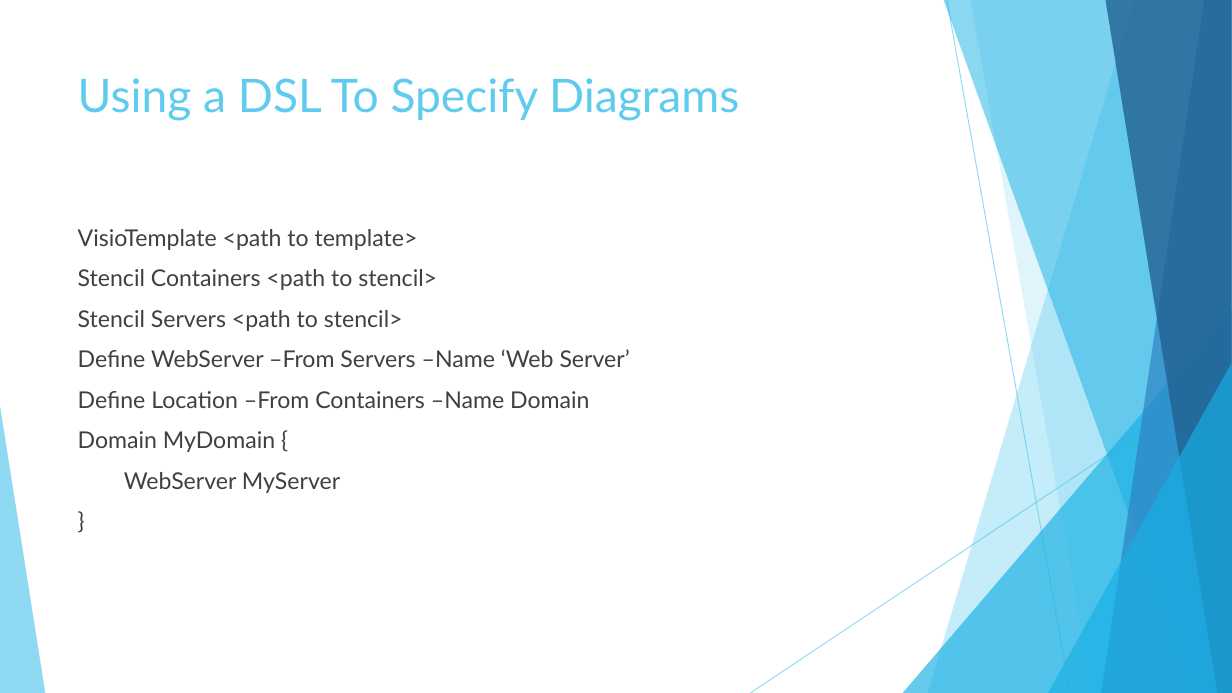
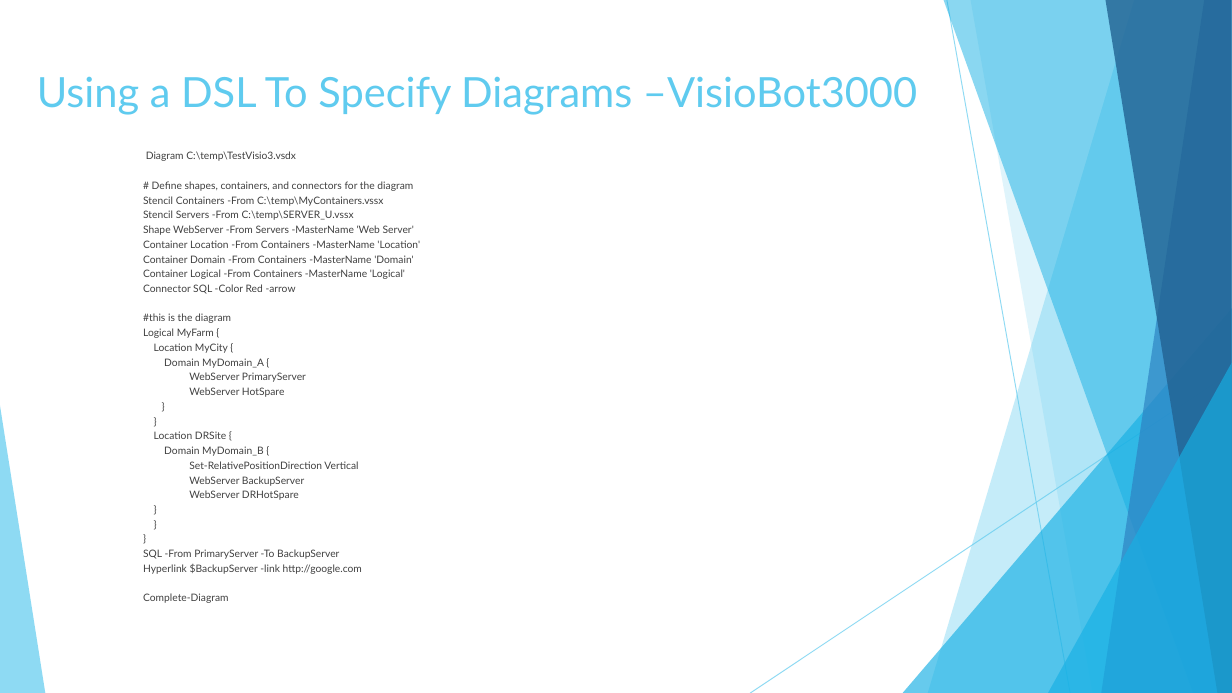
Before and after one commit to Thamielis/VisioBot3000, a slide deck: slide 17 of PowerShell And Visio.pptx (slide 15 before the commit). Drawn at 1232x693 pixels with LibreOffice and Linux fonts; fonts in the diff are those of the drawing. Boxes give left, top, right and bottom in pixels: in the first picture for what was removed or moved away, otherwise in the second. Text is boxed around its words. In the diff, an @@ line names an element or a change of style, - is before the commit and + after.

```diff
--- a/PowerShell And Visio.pptx
+++ b/PowerShell And Visio.pptx
@@ title at <box>37,76,917,115</box>: text changed; size 36 to 32.4 pt @@
-Using a DSL To Specify Diagrams
+Using a DSL To Specify Diagrams –VisioBot3000
@@ text "Diagram C:\temp\TestVisio3.vsdx": place and size @@
-text "Diagram C:\temp\TestVisio3.vsdx" at <box>78,229,630,493</box>
+text "Diagram C:\temp\TestVisio3.vsdx" at <box>143,151,420,603</box>
@@ text "Diagram C:\temp\TestVisio3.vsdx" at <box>143,151,420,603</box>: size 18 to 8 pt in "}"; line spacing 1 to 1.2; less space between paragraphs @@
@@ text at <box>143,151,420,397</box>: text changed; size 18 to 8 pt @@
-VisioTemplate <path to template>
-Stencil Containers <path to stencil>
-Stencil Servers <path to stencil>
-Define WebServer –From Servers –Name ‘Web Server’
-Define Location –From Containers –Name Domain
-Domain MyDomain {
-WebServer MyServer
+Diagram C:\temp\TestVisio3.vsdx
+# Define shapes, containers, and connectors for the diagram
+Stencil Containers -From C:\temp\MyContainers.vssx
+Stencil Servers -From C:\temp\SERVER_U.vssx
+Shape WebServer -From Servers -MasterName 'Web Server'
+Container Location -From Containers -MasterName 'Location'
+Container Domain -From Containers -MasterName 'Domain'
+Container Logical -From Containers -MasterName 'Logical'
+Connector SQL -Color Red -arrow
+#this is the diagram
+Logical MyFarm {
+Location MyCity {
+Domain MyDomain_A {
+WebServer PrimaryServer
+WebServer HotSpare
@@ text at <box>143,431,362,603</box>: paragraphs added @@
+}
+Location DRSite {
+Domain MyDomain_B {
+Set-RelativePositionDirection Vertical
+WebServer BackupServer
+WebServer DRHotSpare
+}
+}
+}
+SQL -From PrimaryServer -To BackupServer
+Hyperlink $BackupServer -link http://google.com
+Complete-Diagram
```
Also in this commit, not shown: 2 other slides changed, 2 slides added.
